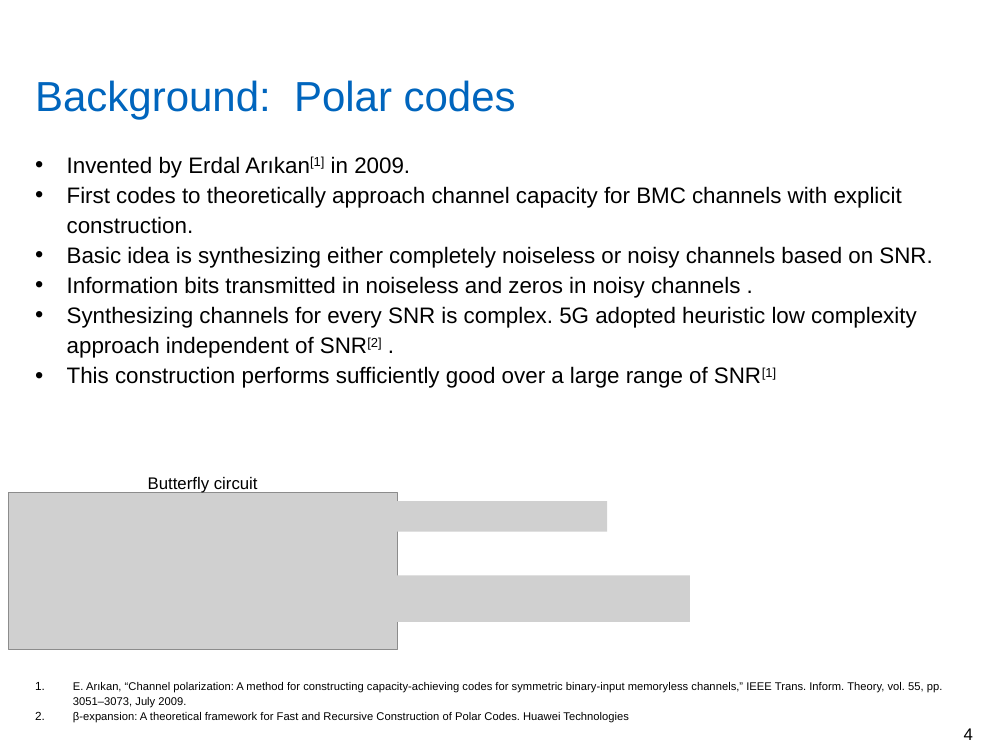
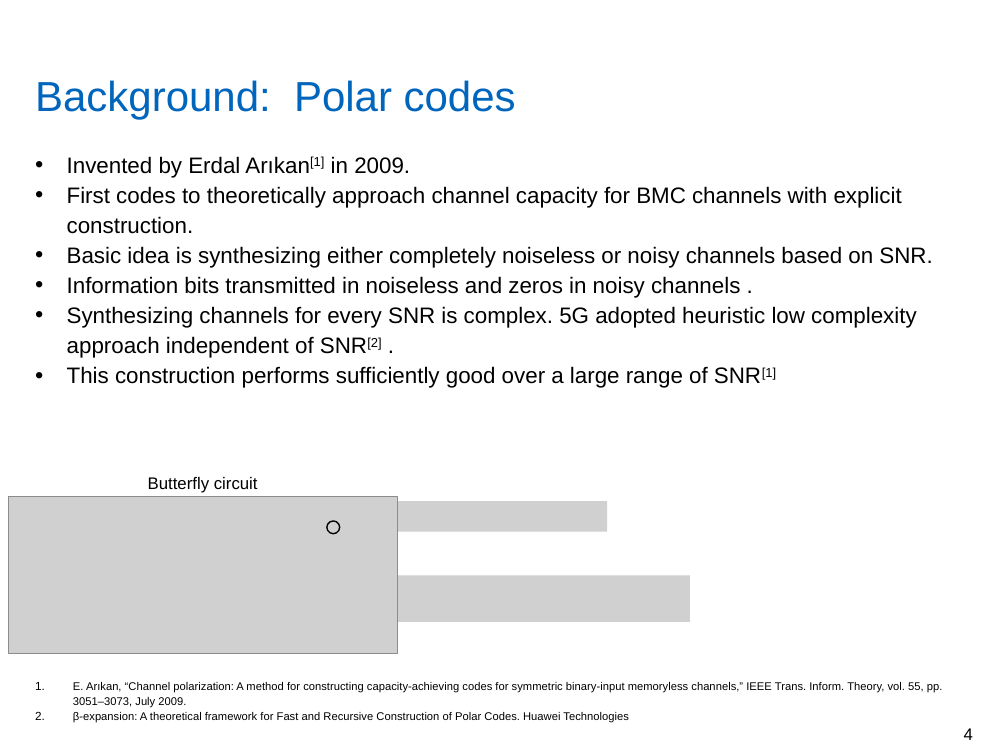
Before and after one commit to yadhu1961/thesis_5GPolorCodes, a slide deck: slide 4 of final_presentation/finalPpt1.4.pptx. Drawn at 1008x756 pixels with LibreOffice and Linux fonts; fonts in the diff are those of the drawing; grey boxes stand for pictures; background and template pictures are left out. Boxes give left, top, right and bottom in pixels: in the first picture for what was removed or moved away, otherwise in the second. Text is boxed around its words. In the diff, an @@ line names an element or a change of style, - is before the commit and + after.

```diff
--- a/final_presentation/finalPpt1.4.pptx
+++ b/final_presentation/finalPpt1.4.pptx
@@ picture: place and size @@
-picture at bbox=[8, 492, 397, 649]
+picture at bbox=[8, 497, 397, 654]
@@ ellipse added at bbox=[327, 521, 340, 534], outline #000000 1 pt @@
```
Also in this commit, not shown: 1 other slide changed, 8 other files.
